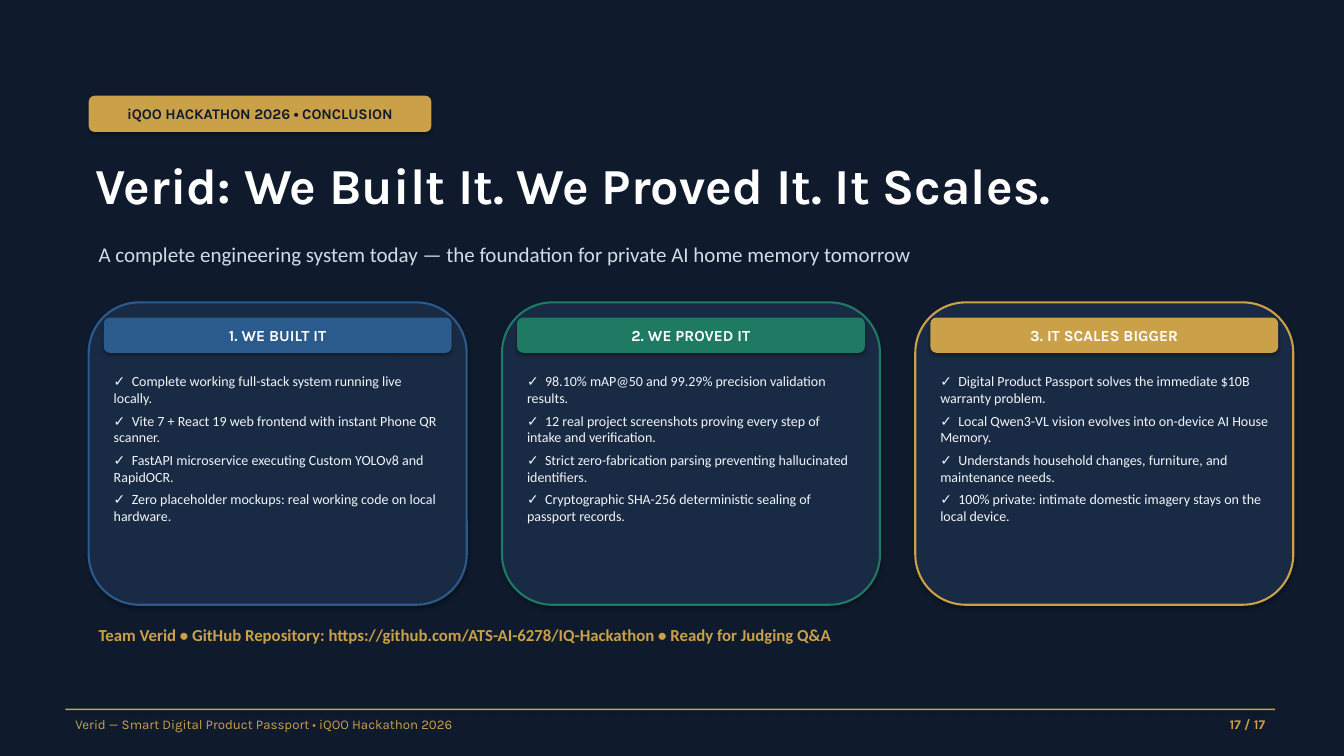
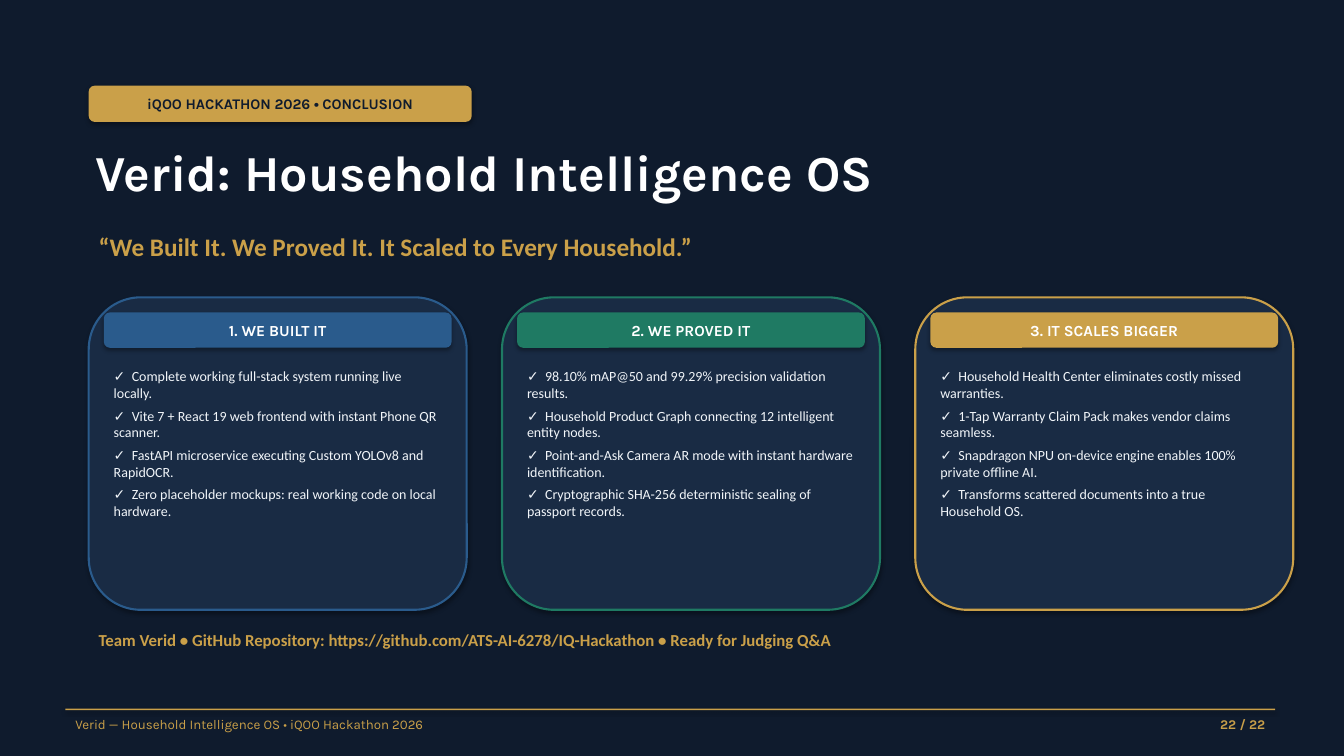
Before and after one commit to ATS-AI-6278/IQ-Hackathon, a slide deck: slide 22 of Smart_Product_Passport_Project_Presentation.pptx (slide 17 before the commit). Drawn at 1344x756 pixels with LibreOffice and Linux fonts; fonts in the diff are those of the drawing. Boxes give left, top, right and bottom in pixels: in the first picture for what was removed or moved away, otherwise in the second. Text is boxed around its words. In the diff, an @@ line names an element or a change of style, - is before the commit and + after.

Commit message:
feat(presentation): upgrade to next-gen 22-slide Household Intelligence OS with AI mockups and product graph

```diff
--- a/Smart_Product_Passport_Project_Presentation.pptx
+++ b/Smart_Product_Passport_Project_Presentation.pptx
@@ rounded rectangle "iQOO HACKATHON 2026 • CONCLUSION": place and size @@
-rounded rectangle "iQOO HACKATHON 2026 • CONCLUSION" at (89,96,432,132)
+rounded rectangle "iQOO HACKATHON 2026 • CONCLUSION" at (89,86,472,122)
@@ text at (96,155,872,203): text changed @@
-Verid: We Built It. We Proved It. It Scales.
+Verid: Household Intelligence OS
@@ text at (99,237,692,260): text changed; size 15 to 18 pt; text colour #D2DCE6 to #CAA049; bold on @@
-A complete engineering system today — the foundation for private AI home memory tomorrow
+“We Built It. We Proved It. It Scaled to Every Household.”
@@ rounded rectangle: place and size @@
-rounded rectangle at (89,302,467,605)
+rounded rectangle at (89,297,467,610)
@@ rounded rectangle: place and size @@
-rounded rectangle at (502,302,880,605)
+rounded rectangle at (502,297,880,610)
@@ rounded rectangle: place and size @@
-rounded rectangle at (915,302,1294,605)
+rounded rectangle at (915,297,1294,610)
@@ 3 rounded rectangles: place and size @@
-3 rounded rectangles at (104,318,1278,353)
+3 rounded rectangles at (104,313,1278,348)
@@ text "✓ Complete working full-stack system ...": place and size @@
-text "✓ Complete working full-stack system ..." at (114,376,436,521)
+text "✓ Complete working full-stack system ..." at (114,371,436,516)
@@ text at (940,371,1242,516): text changed @@
-✓ Digital Product Passport solves the immediate $10B warranty problem.
-✓ Local Qwen3-VL vision evolves into on-device AI House Memory.
-✓ Understands household changes, furniture, and maintenance needs.
-✓ 100% private: intimate domestic imagery stays on the local device.
+✓ Household Health Center eliminates costly missed warranties.
+✓ 1-Tap Warranty Claim Pack makes vendor claims seamless.
+✓ Snapdragon NPU on-device engine enables 100% private offline AI.
+✓ Transforms scattered documents into a true Household OS.
@@ text at (527,411,853,477): text changed @@
-✓ 12 real project screenshots proving every step of intake and verification.
-✓ Strict zero-fabrication parsing preventing hallucinated identifiers.
+✓ Household Product Graph connecting 12 intelligent entity nodes.
+✓ Point-and-Ask Camera AR mode with instant hardware identification.
@@ text "Team Verid • GitHub Repository: ...": place and size @@
-text "Team Verid • GitHub Repository: ..." at (99,629,830,644)
+text "Team Verid • GitHub Repository: ..." at (99,634,830,649)
@@ text at (75,720,423,733): text changed @@
-Verid — Smart Digital Product Passport • iQOO Hackathon 2026
+Verid — Household Intelligence OS • iQOO Hackathon 2026
@@ text at (1220,720,1265,729): text changed @@
-17 / 17
+22 / 22
```
Also in this commit, not shown: 12 other slides changed, 9 slides added, 4 slides removed, 26 other files.
